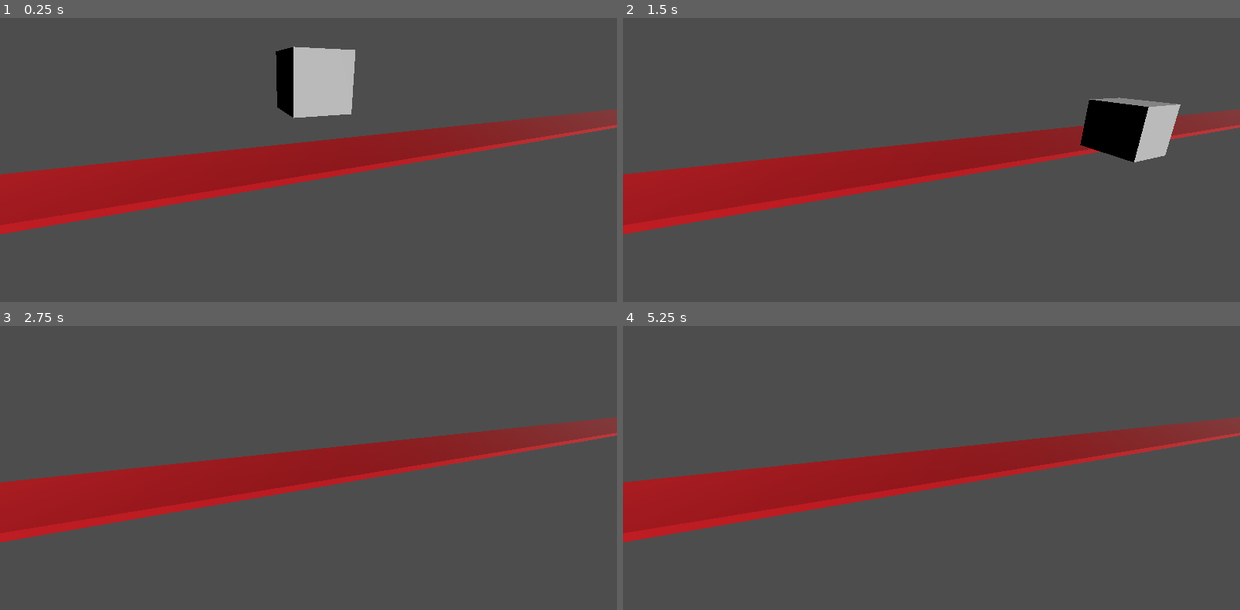
Above: before the commit, frames 1-4 (two rows, left to right).
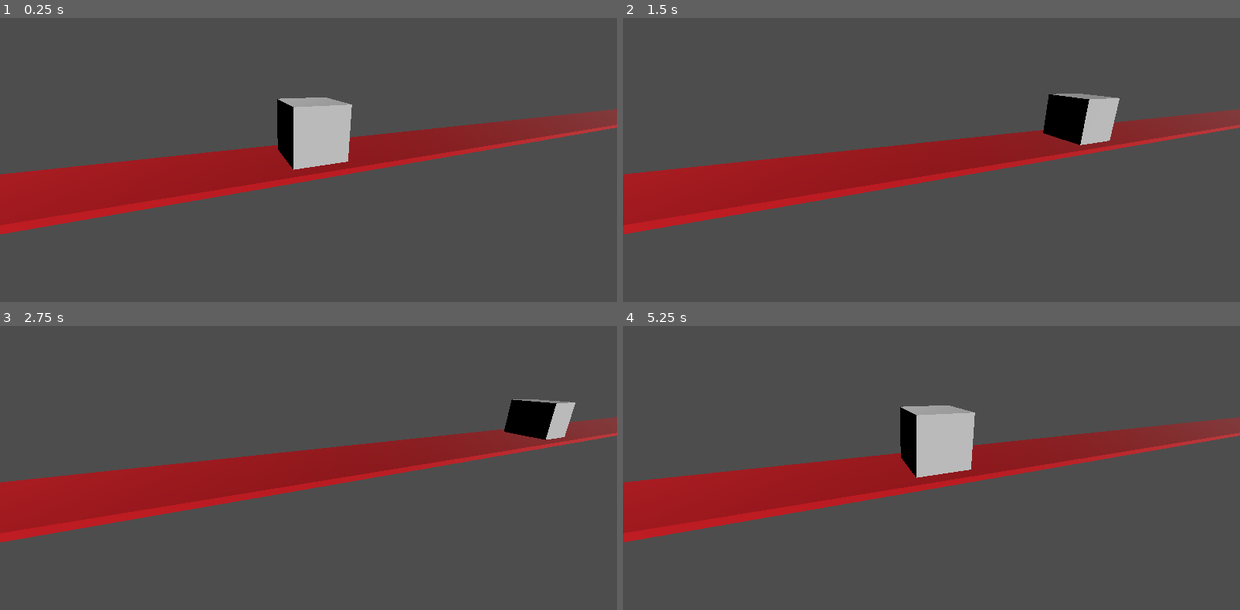
Above: after the commit, the same moments.

Repository: joshua-holmes/something-godot
Game: Godot game, scene res://procedural_mesh.tscn
Two runs of this game, one before a commit and one after it. Both use one fixed random seed, a clock stepped at 60 frames per second and the inputs below.
Inputs:
- Up to frame 1 (0.25 s): no input
- Up to frame 2 (1.5 s): tap Enter (ui_accept) at 0.5, 0.6, 0.77, 1.07, 1.35 s; hold Right (ui_right) 0.53-1.28 s; hold Down (ui_down) from 1.28 s (still down)
- Up to frame 3 (2.75 s): tap Enter (ui_accept) at 1.52, 1.82, 2.1 s; release Down (ui_down) at 2.03 s; hold Right (ui_right) from 2.03 s (still down)
- Up to frame 4 (5.25 s): release Right (ui_right) at 2.78 s; hold Up (ui_up) 2.78-3.53 s; tap Enter (ui_accept) at 2.85, 3.02, 3.32, 3.6, 3.77, 4.07, 4.35, 4.52, 4.82, 5.1 s; hold Left (ui_left) 3.53-5.03 s; hold Down (ui_down) from 5.03 s (still down)

The runs differ from the first frame. In frame 1, 4.5% of the frame differs, in the area x 44-58%, y 10-54%; in frame 2, 3.9%; in frame 3, 1.3%; in frame 4, 2.7%.

Commit message:
Shift collision and mesh

Diff:
--- a/player_movement.gd
+++ b/player_movement.gd
@@ -9,6 +9,8 @@
 
 enum Side {RIGHT, LEFT, FLAT}
 
+@export var offset = Vector2(0, 0)
+
 func print_side(side):
 	if side == Side.RIGHT:
 		print("RIGHT")
@@ -19,7 +21,7 @@
 	else:
 		printerr("Side not implemented: ", side)
 
-func _find_side():
+func _find_side_cube_is_leaning():
 	var rotation_position = (round(rad_to_deg(rotation.z) + 45.) as int % 90) - 45
 	if rotation_position == 0:
 		return Side.FLAT
@@ -28,26 +30,77 @@
 	else:
 		return Side.LEFT
 
+func _find_pivot_side(side_cube_is_leaning, input_direction):
+	if side_cube_is_leaning == Side.FLAT:
+		if input_direction > 0.:
+			return Side.RIGHT
+		elif input_direction < 0.:
+			return Side.LEFT
+		else:
+			return Side.FLAT
+	else:
+		return side_cube_is_leaning
+
+func _move_pivot(side):
+	var rot = rad_to_deg(rotation.z) + 45.
+	var down
+	var left
+	var col = get_node("CollisionShape3D")
+	var mesh = get_node("MeshInstance3D")
+	if rot >= 180. || rot < -90.:
+		down = Vector2(0, 0.5)
+		left = Vector2(0.5, 0)
+	elif rot >= 90.:
+		down = Vector2(-0.5, 0)
+		left = Vector2(0, 0.5)
+	elif rot >= 0.:
+		down = Vector2(0, -0.5)
+		left = Vector2(-0.5, 0)
+	elif rot >= -90.:
+		down = Vector2(0.5, 0)
+		left = Vector2(0, -0.5)
+	else:
+		printerr("Bad pivot calc", rot)
+
+	print("THIS ", position)
+	print("COL ", col.position)
+
+	if col.position && side == Side.FLAT:
+		position = Vector3(position.x - offset.x, 0.5, 0)
+		col.position = Vector3(0, 0, 0)
+		mesh.position = Vector3(0, 0, 0)
+		offset = Vector2(0, 0)
+	elif !col.position && (side == Side.LEFT || side == Side.RIGHT):
+		offset = down + (left if side == Side.LEFT else -left)
+		position = Vector3(position.x + offset.x, 0, 0)
+		col.position = Vector3(-offset.x, -offset.y, 0)
+		mesh.position = Vector3(-offset.x, -offset.y, 0)
+
+	print("OFFSET ", offset)
+	print_side(side)
+
+
 func _physics_process(delta):
 	# Add the gravity.
 	if not is_on_floor():
 		velocity.y -= gravity * delta
 
-	# Handle jump.
-	if Input.is_action_just_pressed("ui_accept") and is_on_floor():
-		velocity.y = JUMP_VELOCITY
+	## Handle jump.
+	#if Input.is_action_just_pressed("ui_accept") and is_on_floor():
+		#velocity.y = JUMP_VELOCITY
 
 	# Get the input direction and handle the movement/deceleration.
 	# As good practice, you should replace UI actions with custom gameplay actions.
 	var input_dir = Input.get_vector("ui_left", "ui_right", "ui_up", "ui_down")
-	var direction = (transform.basis * Vector3(input_dir.x, 0, input_dir.y)).normalized()
+	var direction = (transform.basis * Vector3(input_dir.x, 0, 0)).normalized().x
+	var side = _find_side_cube_is_leaning()
+	var pivot_dir = _find_pivot_side(side, direction)
+	_move_pivot(pivot_dir)
+
 	if direction:
-		velocity.x = direction.x * SPEED
-		velocity.z = direction.z * SPEED
+		velocity.x = direction * SPEED
 	else:
 		velocity.x = move_toward(velocity.x, 0, SPEED)
 		velocity.z = move_toward(velocity.z, 0, SPEED)
-	var side = _find_side()
-	print_side(side)
 
 	move_and_slide()
--- a/procedural_mesh.tscn
+++ b/procedural_mesh.tscn
@@ -20,19 +20,19 @@
 [node name="Main" type="Node3D"]
 
 [node name="CharacterBody3D" type="CharacterBody3D" parent="."]
-transform = Transform3D(0.999991, -0.00427597, 0, 0.00427597, 0.999991, 0, 0, 0, 1, 0, 1.66722, 0)
+transform = Transform3D(1, 0, 0, 0, 1, 0, 0, 0, 1, 0, 0.5, 0)
 script = ExtResource("1_g3all")
+metadata/offset = Vector2(0, 0)
 
 [node name="CollisionShape3D" type="CollisionShape3D" parent="CharacterBody3D"]
+transform = Transform3D(1, 0, 0, 0, 1, 0, 0, 0, 1, 0, 0, 0)
 shape = SubResource("BoxShape3D_jjbuf")
 
-[node name="Pivot" type="Node3D" parent="CharacterBody3D"]
-
-[node name="MeshInstance3D" type="MeshInstance3D" parent="CharacterBody3D/Pivot"]
+[node name="MeshInstance3D" type="MeshInstance3D" parent="CharacterBody3D"]
+transform = Transform3D(1, 0, 0, 0, 1, 0, 0, 0, 1, 0, 0, 0)
 material_override = SubResource("StandardMaterial3D_5nvml")
 gi_mode = 2
 mesh = SubResource("BoxMesh_g2bn4")
-skeleton = NodePath("../..")
 
 [node name="StaticBody3D" type="StaticBody3D" parent="."]
 transform = Transform3D(100, 0, 0, 0, 0.1, 0, 0, 0, 1.5, 0.052938, -0.05, 0)
